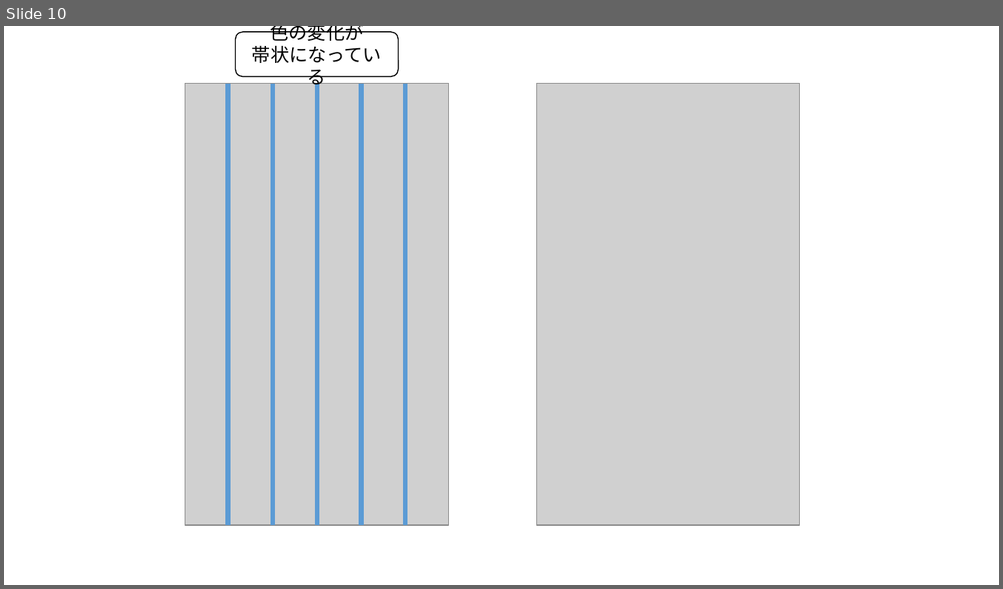
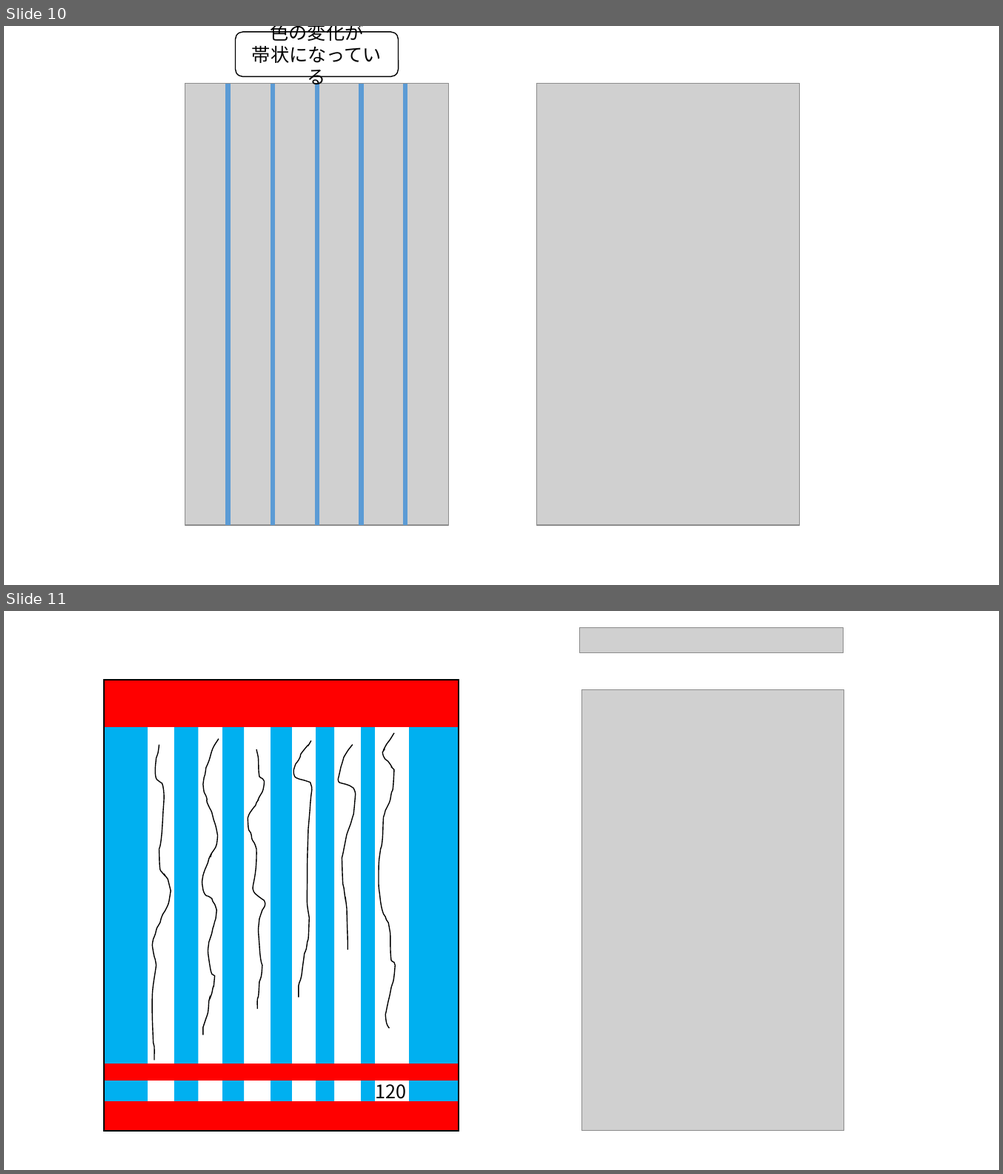
Before and after one commit to kyokushin/EBookChecker, a slide deck: documents_for_blog/blog.pptx. Shown one above the other, each under a label of ours: slide 10 before the commit, slides 10 and 11 after it. The pictures are 1003x589 and 1003x1174 pixels, drawn with LibreOffice and Linux fonts; fonts in the diff are those of the drawing; grey boxes stand for pictures. Boxes give left, top, right and bottom in pixels: in the first picture for what was removed or moved away, otherwise in the second. Text is boxed around its words. In the diff, an @@ line names an element or a change of style, - is before the commit and + after.

Commit message:
ブログ用素材の更新

```diff
--- a/documents_for_blog/blog.pptx
+++ b/documents_for_blog/blog.pptx
@@ slide 11 added at [4, 611, 999, 1170], background #FFFFFF @@
@@ picture added at [580, 628, 843, 653] @@
@@ rectangle added at [104, 680, 148, 1131], fill #00B0F0 @@
@@ rectangle added at [104, 680, 458, 727], fill #FF0000 @@
@@ rectangle added at [104, 680, 458, 1131], outline #000000 1 pt @@
@@ rectangle added at [174, 680, 198, 1131], fill #00B0F0 @@
@@ rectangle added at [222, 680, 244, 1131], fill #00B0F0 @@
@@ rectangle added at [270, 680, 291, 1131], fill #00B0F0 @@
@@ rectangle added at [316, 680, 335, 1131], fill #00B0F0 @@
@@ rectangle added at [361, 680, 375, 1131], fill #00B0F0 @@
@@ rectangle added at [409, 680, 458, 1131], fill #00B0F0, outline #00B0F0 1 pt @@
@@ picture added at [581, 690, 844, 1132] @@
@@ freeform shape added at [202, 738, 218, 1035], outline #000000 1 pt @@
@@ freeform shape added at [293, 741, 312, 997], outline #000000 1 pt @@
@@ freeform shape added at [378, 733, 395, 1029], outline #000000 1 pt @@
@@ freeform shape added at [153, 744, 171, 1060], outline #000000 1 pt @@
@@ freeform shape added at [248, 750, 265, 1009], outline #000000 1 pt @@
@@ freeform shape added at [338, 744, 356, 950], outline #000000 1 pt @@
@@ rectangle added at [104, 1064, 458, 1081], fill #FF0000 @@
@@ text added at [375, 1079, 406, 1103], 18 pt, text #000000 @@
+120
@@ rectangle added at [104, 1102, 458, 1132], fill #FF0000 @@
```
